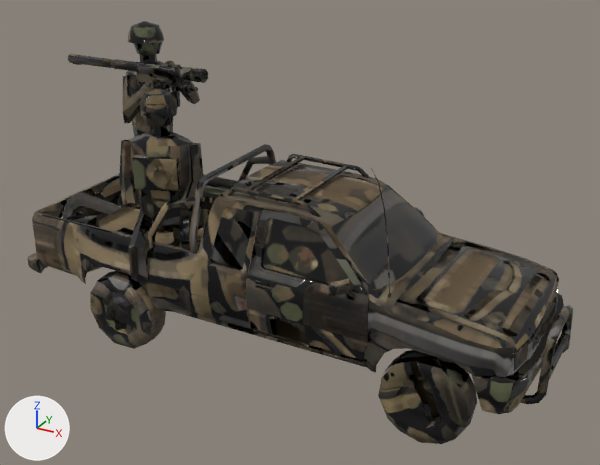
One commit to the glTF model game/models/battle/fh_battle_e_convoy_manpads.glb: the scene before it, then after it.
Before and after are seen from a camera (50 mm lens) standing at (0.684, -1.188, 0.829) and looking at (0.033, -0.005, 0.237). The lights are fixed; the arrows at lower left show +X, +Y and +Z. The first picture is the older version. Where no turn or scale is listed for an object, it has been applied to the vertices. Vertices at exactly the same position are counted once.

Objects in the first picture: 'convoy_manpads', 'launcher', 'wheel_1r', 'wheel_fr'.
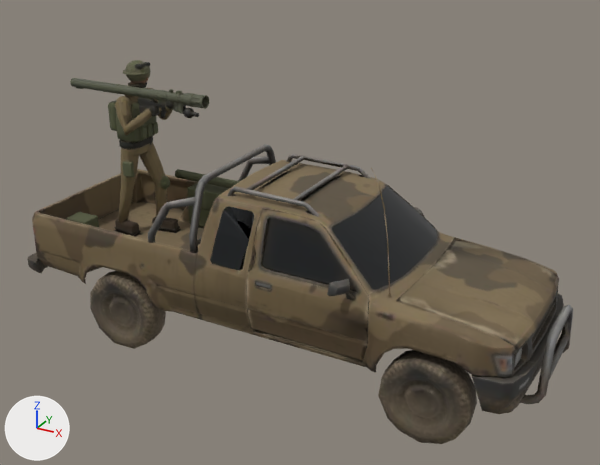
What changed in the scene script:
```text
Change me_convoy_manpads:
    remove me_convoy_manpads.from_pydata(...)  # 3162 vertices, 5673 faces; spans x -0.5..0.5, y -0.181..0.181, z 0.063..0.564
    add me_convoy_manpads.from_pydata(...)  # 3922 vertices, 7243 faces; spans x -0.5..0.5, y -0.181..0.181, z 0.063..0.498
    me_convoy_manpads part 1: a new loose piece, a UV sphere (10 segments, 6 rings, poles along z) spanning x -0.355..-0.325, y -0.025..0.002, z 0.41..0.439, in mat_convoy_manpads_body
    me_convoy_manpads part 2: a new loose piece, a UV sphere (10 segments, 6 rings, poles along z) spanning x -0.311..-0.292, y 0.035..0.057, z 0.242..0.268, in mat_convoy_manpads_body
    me_convoy_manpads part 3: a new loose piece, a 12-sided cut cone along z (radius 0.0183 by 0.0115 at the low end, 0.0192 by 0.0173 at the high end) spanning x -0.3535..-0.315, y 0.0077..0.0423, z 0.4492..0.455, in mat_convoy_manpads_body
    me_convoy_manpads part 4: a new loose piece, a UV sphere (14 segments, 8 rings, poles along z) spanning x -0.353..-0.315, y 0.015..0.047, z 0.447..0.493, in mat_convoy_manpads_body
    me_convoy_manpads part 5: a new loose piece, a UV sphere (16 segments, 8 rings, poles along z) spanning x -0.36..-0.31, y 0.009..0.053, z 0.456..0.498, in mat_convoy_manpads_body
    me_convoy_manpads part 6: a new loose piece, a 16-sided cut cone along z (radius 0.026 by 0.0231 at the low end, 0.0256 by 0.0227 at the high end) spanning x -0.3612..-0.3092, y 0.0019..0.0481, z 0.4762..0.479, in mat_convoy_manpads_body
    me_convoy_manpads part 7: the loose piece of 56 vertices spanning x -0.35..-0.3, y 0.025..0.055, z 0.154..0.176 is rebuilt with 56 vertices and now spans x -0.336..-0.282, y 0.035..0.061, z 0.155..0.176
    me_convoy_manpads part 8: the loose piece of 18 vertices spanning x -0.357..-0.318, y 0.023..0.057, z 0.159..0.336 is rebuilt with 47 vertices and now spans x -0.364..-0.299, y 0.025..0.061, z 0.173..0.342
    me_convoy_manpads part 9: 15 loose pieces with 518 vertices, spanning x -0.376..-0.124, y -0.178..0.117, z 0.15..0.564, are deleted
    me_convoy_manpads part 10: 40 vertices removed from x -0.372..-0.3, y 0.01..0.13, z 0.325..0.485; 822 vertices added at x -0.398..-0.28, y -0.014..0.064, z 0.155..0.493
    me_convoy_manpads part 11: 3895 kept faces spanning x -0.5..0.5, y -0.181..0.181, z 0.063..0.435 get new texture (UV) coordinates
    other edits to the shape of me_convoy_manpads do not show in these pictures
Change me_launcher:
    remove me_launcher.from_pydata(...)  # 806 vertices, 1598 faces; spans x -0.131..0.179, y -0.025..0.141, z -0.108..0.013
    add me_launcher.from_pydata(...)  # 1010 vertices, 1999 faces; spans x -0.131..0.179, y -0.041..0.073, z -0.077..0.013
    me_launcher part 12: a new loose piece of 42 vertices spanning x -0.014..0.062, y -0.041..0.005, z -0.077..-0.015, in mat_convoy_manpads_body
    me_launcher part 13: a new loose piece of 34 vertices spanning x -0.003..0.102, y -0.005..0.073, z -0.059..-0.009, in mat_convoy_manpads_body
    me_launcher part 14: 62 vertices moved from x -0.131..0.179, y -0.012..0.015, z -0.038..0.012 to x -0.131..0.179, y -0.012..0.015, z -0.037..0.012; 330 vertices removed from x -0.131..0.179, y -0.025..0.141, z -0.108..0.012; 381 vertices added at x -0.131..0.179, y -0.012..0.016, z -0.042..0.013
    me_launcher part 15: 359 kept faces spanning x -0.131..0.179, y -0.013..0.015, z -0.043..0.013 get new texture (UV) coordinates
    other edits to the shape of me_launcher do not show in these pictures
Change me_wheel_1r:
    where me_wheel_1r.from_pydata(...)  # 113 vertices, 214 faces; spans x -0.076..0.076, y -0.025..0.025, z -0.075..0.075
    me_wheel_1r part 16: texture (UV) coordinates of 214 of 214 faces, centred in x -0.073..0.073, y -0.024..0.024, z -0.074..0.074, changed; they spanned u 0.04..0.94, v 0.0..0.98 and now span u 0.0..0.99, v 0.01..0.95
Change me_wheel_fr:
    where me_wheel_fr.from_pydata(...)  # 117 vertices, 221 faces; spans x -0.076..0.076, y -0.025..0.025, z -0.075..0.075
    me_wheel_fr part 17: texture (UV) coordinates of 221 of 221 faces, centred in x -0.073..0.073, y -0.024..0.024, z -0.074..0.074, changed; they spanned u 0.02..0.98, v 0.06..0.98 and now span u 0.01..0.99, v 0.05..0.94
Change ob_launcher:
    ob_launcher.location: (-0.34, 0.0, 0.495) -> (-0.34, 0.0, 0.448)
```

Where the change shows, as pixel boxes [x1, y1, x2, y2] in the pictures (600 x 465 px; the box of a moved part takes in the faces that stretch with it):
'convoy_manpads', reshaped (10% shorter): before [27, 21, 573, 414]; after [27, 60, 573, 414]
'launcher', reshaped, moved (18% shorter): before [68, 54, 208, 124]; after [70, 78, 209, 135]
part 1 of me_convoy_manpads, added: after [116, 96, 132, 105]
part 2 of me_convoy_manpads, added: after [160, 176, 170, 189]
part 3 of me_convoy_manpads, added: after [128, 83, 147, 88]
part 4 of me_convoy_manpads, added: after [130, 80, 148, 85]
part 5 of me_convoy_manpads, added: after [125, 60, 151, 81]
part 6 of me_convoy_manpads, added: after [123, 69, 148, 75]
part 7 of me_convoy_manpads, rebuilt (mostly hidden before): before [158, 225, 170, 232]; after [152, 217, 178, 229]
part 8 of me_convoy_manpads, rebuilt (not visible before): after [139, 141, 167, 217]
part 9 of me_convoy_manpads, deleted: before [119, 21, 203, 282]
part 10 of me_convoy_manpads, reshaped: before [126, 60, 173, 137]; after [108, 62, 180, 235]
part 11 of me_convoy_manpads, surface changed: [27, 144, 573, 414] in both
part 12 of me_launcher, added (brown): after [115, 101, 152, 135]
part 13 of me_launcher, added: after [152, 88, 172, 120]
part 14 of me_launcher, moved or reshaped: before [68, 54, 208, 124]; after [70, 78, 209, 118]
part 15 of me_launcher, surface changed: before [73, 63, 208, 91]; after [76, 87, 206, 118]
part 16 of me_wheel_1r, surface changed: [90, 271, 166, 349] in both
part 17 of me_wheel_fr, surface changed (black to brown): [378, 350, 477, 444] in both
